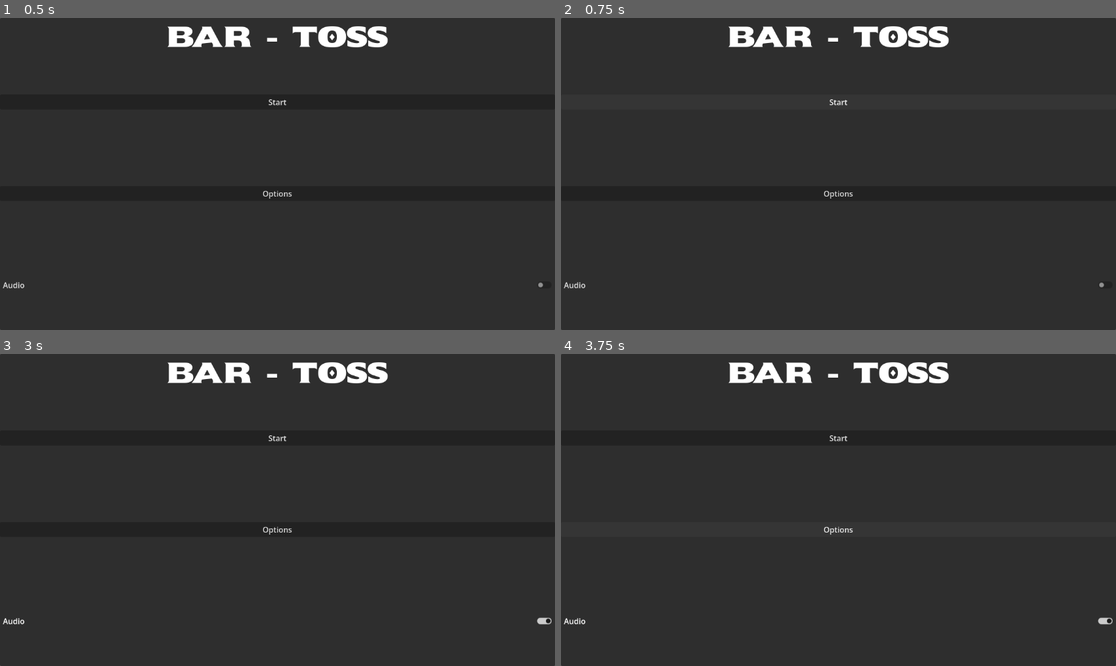
Above: before the commit, frames 1-4 (two rows, left to right).
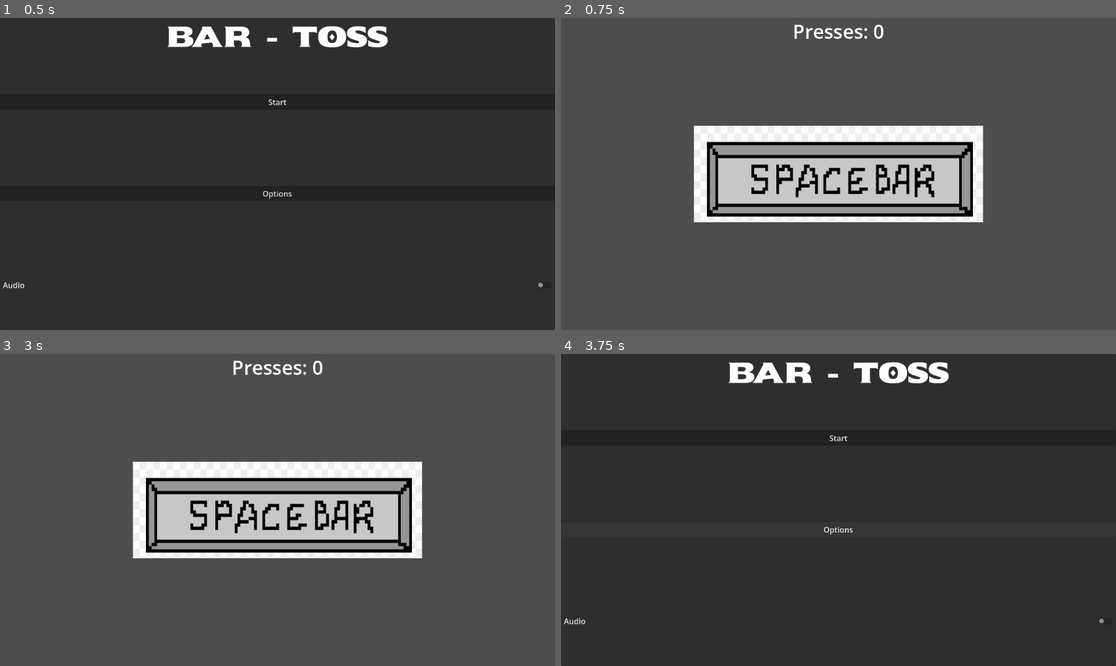
Above: after the commit, the same moments.

Repository: Xhand98/BarToss
Game: Godot game, scene res://scenes/StartMenu/StartMenu.tscn
Two runs of this game, one before a commit and one after it. Both use one fixed random seed, a clock stepped at 60 frames per second and the inputs below. Before the commit the project starts from res://scenes/startMenu.tscn.
Inputs (mouse positions are in pixels of both pictures, inside the frame that each line leads up to):
- Up to frame 1 (0.5 s): no input
- Up to frame 2 (0.75 s): click "Start" at 0.5 s
- Up to frame 3 (3 s): click (277, 510) at 1.27 s; click "Start" at 2 s; click (277, 622) at 2.75 s, where only the run before the commit has a clickable "Audio"
- Up to frame 4 (3.75 s): click (838, 528) at 3.5 s, where only the run before the commit has a clickable "Options"

Frame 1 is identical in both runs. In frame 2, 95% of the frame differs, in the area x 0-100%, y 0-100%; in frame 3, 99%; in frame 4, less than 0.1%.
Error before the commit: Parse Error: Preload file "res://scenes/Game.tscn" does not exist. (res://scripts/startMenu.gd:2)

Commit message:
feat: technically v1 done

Diff:
--- a/project.godot
+++ b/project.godot
@@ -23,6 +23,15 @@
 
 enabled=PackedStringArray("res://addons/godot_super-wakatime/plugin.cfg")
 
+[input]
+
+Press={
+"deadzone": 0.2,
+"events": [Object(InputEventKey,"resource_local_to_scene":false,"resource_name":"","device":0,"window_id":0,"alt_pressed":false,"shift_pressed":false,"ctrl_pressed":false,"meta_pressed":false,"pressed":false,"keycode":0,"physical_keycode":32,"key_label":0,"unicode":0,"location":0,"echo":false,"script":null)
+, Object(InputEventKey,"resource_local_to_scene":false,"resource_name":"","device":-1,"window_id":0,"alt_pressed":false,"shift_pressed":false,"ctrl_pressed":false,"meta_pressed":false,"pressed":false,"keycode":0,"physical_keycode":75,"key_label":0,"unicode":107,"location":0,"echo":false,"script":null)
+]
+}
+
 [rendering]
 
 renderer/rendering_method="gl_compatibility"
--- a/scenes/Game/Game.tscn
+++ b/scenes/Game/Game.tscn
@@ -1,10 +1,47 @@
-[gd_scene format=3 uid="uid://bh2txqg34x6sy"]
+[gd_scene format=3 uid="uid://10m3356wws74"]
 
-[node name="Game" type="Node2D" unique_id=750071476]
+[ext_resource type="Texture2D" uid="uid://depjbpdxqp78y" path="res://assets/images/bar.png" id="1_bekgd"]
+[ext_resource type="Script" uid="uid://dec1iebq2uawk" path="res://scripts/game.gd" id="2_2k76m"]
+[ext_resource type="Script" uid="uid://d4lxuydxdx8pe" path="res://scripts/stats.gd" id="3_tt4u6"]
 
-[node name="CenterContainer" type="CenterContainer" parent="." unique_id=668051436]
+[node name="Control" type="Control" unique_id=813377795]
+layout_mode = 3
 anchors_preset = 15
 anchor_right = 1.0
 anchor_bottom = 1.0
 grow_horizontal = 2
 grow_vertical = 2
+script = ExtResource("2_2k76m")
+
+[node name="CenterContainer" type="CenterContainer" parent="." unique_id=634932375]
+layout_mode = 1
+anchors_preset = 15
+anchor_right = 1.0
+anchor_bottom = 1.0
+grow_horizontal = 2
+grow_vertical = 2
+
+[node name="TextureButton" type="TextureButton" parent="CenterContainer" unique_id=15269716]
+custom_minimum_size = Vector2(600, 200)
+layout_mode = 2
+texture_normal = ExtResource("1_bekgd")
+ignore_texture_size = true
+stretch_mode = 0
+
+[node name="VBoxContainer" type="VBoxContainer" parent="." unique_id=1286501771]
+layout_mode = 1
+anchors_preset = 10
+anchor_right = 1.0
+offset_bottom = 55.0
+grow_horizontal = 2
+script = ExtResource("3_tt4u6")
+
+[node name="Label" type="Label" parent="VBoxContainer" unique_id=965766971]
+layout_mode = 2
+theme_override_font_sizes/font_size = 40
+text = "Presses: 0"
+horizontal_alignment = 1
+vertical_alignment = 1
+
+[connection signal="press_change" from="." to="VBoxContainer" method="_on_control_press_change"]
+[connection signal="button_down" from="CenterContainer/TextureButton" to="." method="_on_texture_button_button_down"]
--- /dev/null
+++ b/scripts/game.gd
@@ -0,0 +1,20 @@
+extends Control
+
+#const MENU: PackedScene = preload("res://scenes/StartMenu/StartMenu.tscn")
+
+var presses: int = 0;
+signal press_change;
+
+func _process(delta: float) -> void:
+	if(Input.is_action_just_pressed("Press")):
+		_on_texture_button_button_down()
+
+
+func _on_texture_button_button_down() -> void:
+	#get_tree().change_scene_to_fil	e("res://scenes/StartMenu/StartMenu.tscn");
+	if ((randi() % 3) == 1):
+		print("change")
+		get_tree().change_scene_to_file("res://scenes/StartMenu/StartMenu.tscn");
+
+	presses += 1;
+	emit_signal("press_change", presses)
--- a/scripts/startMenu.gd
+++ b/scripts/startMenu.gd
@@ -1,5 +1,5 @@
 extends PanelContainer
-const GAME: Resource = preload("res://scenes/Game.tscn")
+const GAME: Resource = preload("res://scenes/Game/Game.tscn")
 
 
 @onready var check_button: CheckButton = $VBoxContainer/CheckButton
--- /dev/null
+++ b/scripts/stats.gd
@@ -0,0 +1,7 @@
+extends VBoxContainer
+
+@onready var v_box_container: VBoxContainer = $"."
+@onready var label: Label = $Label
+
+func _on_control_press_change(amount) -> void:
+	label.text = "Presses: " +  str(amount)
Binary file added: assets/images/bar.png
Not shown, added: assets/images/bar.png.import
Not shown, added: export_presets.cfg
Renamed: scenes/Options.tscn -> scenes/Options/Options.tscn
Not shown: 3 places in scenes/StartMenu/StartMenu.tscn that only renumber resources
Not shown, added: scripts/game.gd.uid
Not shown, added: scripts/stats.gd.uid
